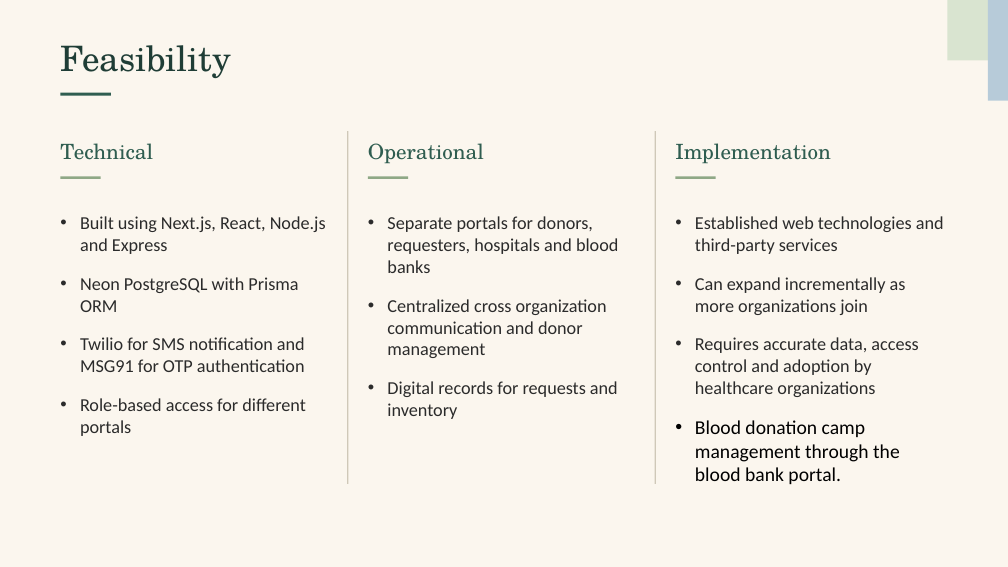
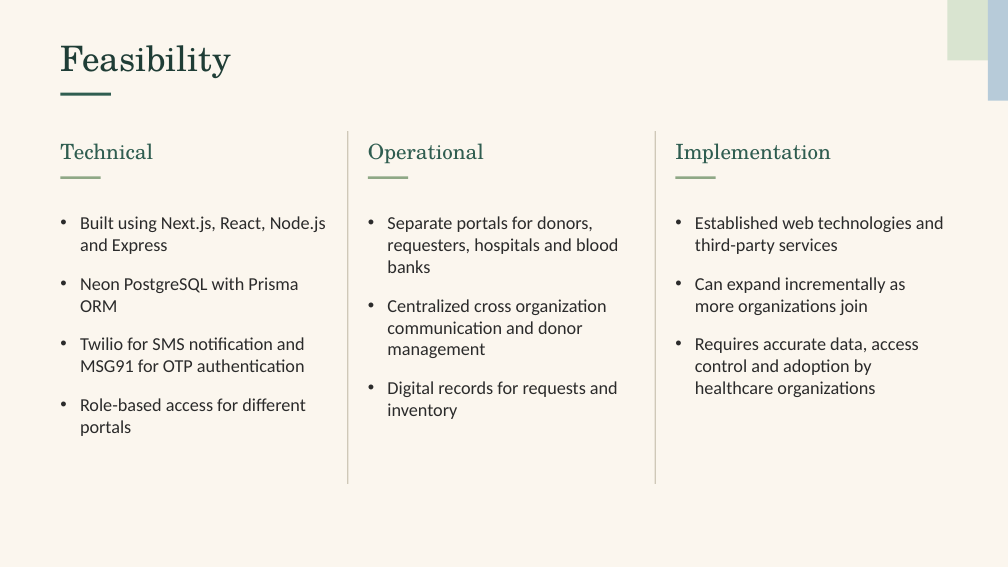
Before and after one commit to bhavyasanthoshi02/Swastya, a slide deck: slide 9 of docs/Swastya_Presentation.pptx. Drawn at 1008x567 pixels with LibreOffice and Linux fonts; fonts in the diff are those of the drawing. Boxes give left, top, right and bottom in pixels: in the first picture for what was removed or moved away, otherwise in the second. Text is boxed around its words. In the diff, an @@ line names an element or a change of style, - is before the commit and + after.

```diff
--- a/docs/Swastya_Presentation.pptx
+++ b/docs/Swastya_Presentation.pptx
@@ text at <box>695,420,900,484</box>: paragraph removed @@
-• Blood donation camp management through the blood bank portal.
```
Also in this commit, not shown: 3 other slides changed.
